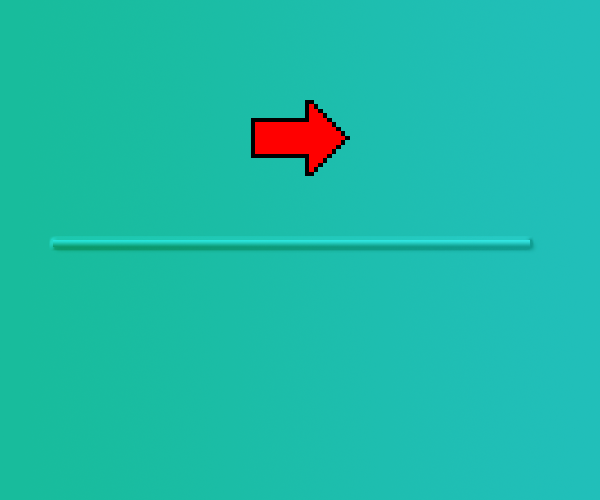
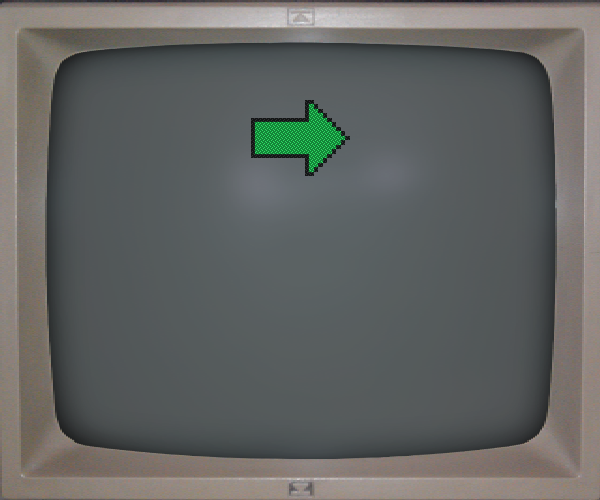
Layer changes from the first 600px x 500px image to the second:
"Layer 3": blend darker color → normal, painted on it over [241, 81, 354, 194]
hid "Layer 4 copy" over [49, 236, 538, 254]
added layer "Layer 7" (24%) above "Layer 5" over [3, 0, 599, 500]
added layer "Layer 5" above "Layer 2" over [0, 0, 600, 500]
